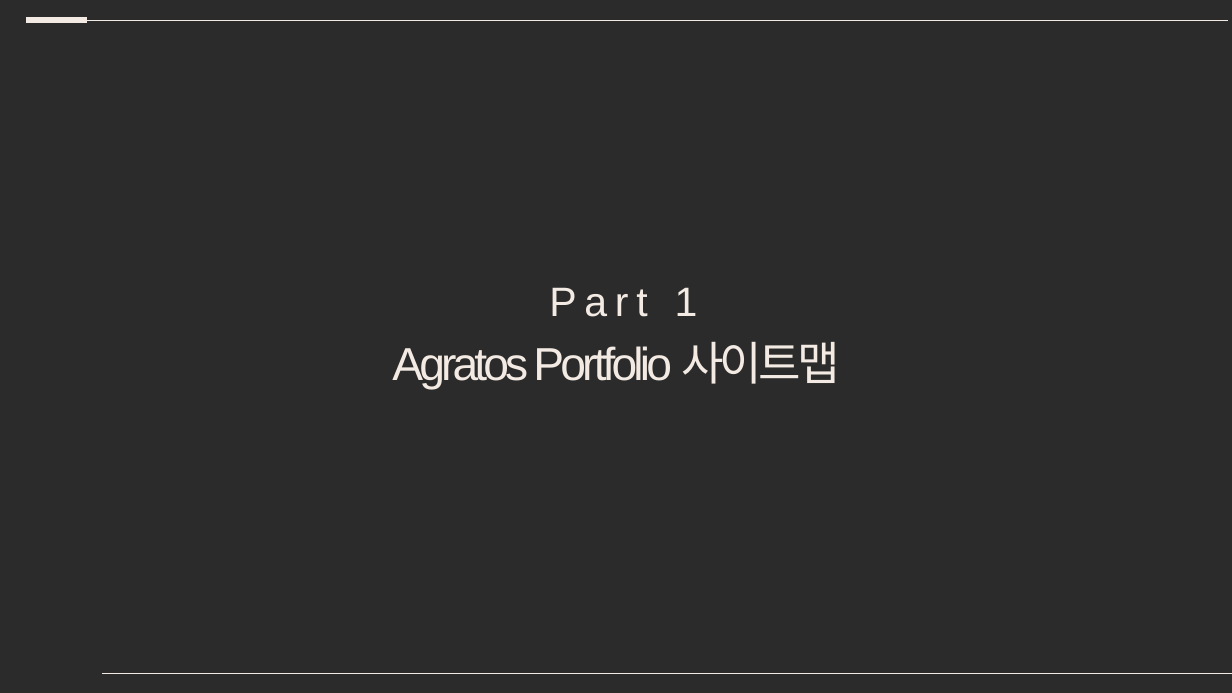
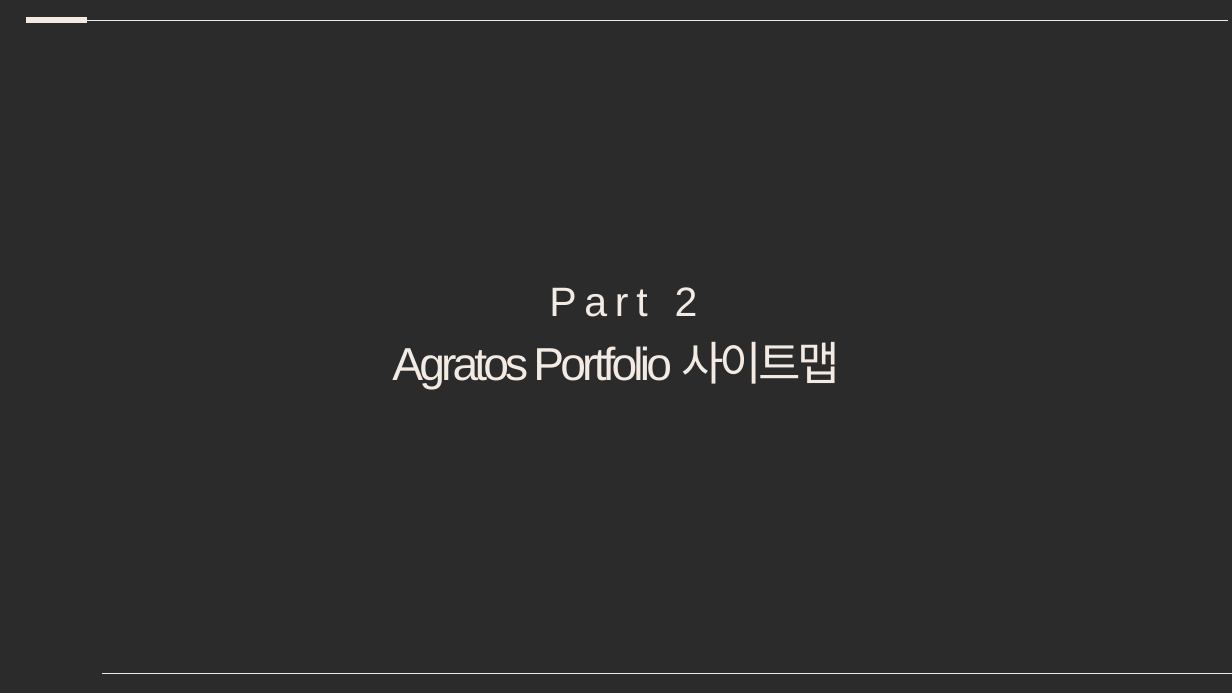
Before and after one commit to Agratos/portfolio, a slide deck: slide 5 of document/Portfolio-기획서.pptx. Drawn at 1232x693 pixels with LibreOffice and Linux fonts; fonts in the diff are those of the drawing; background and template pictures are left out; a plain dark background stands for a picture behind light text. Boxes give left, top, right and bottom in pixels: in the first picture for what was removed or moved away, otherwise in the second. Text is boxed around its words. In the diff, an @@ line names an element or a change of style, - is before the commit and + after.

```diff
--- a/document/Portfolio-기획서.pptx
+++ b/document/Portfolio-기획서.pptx
@@ text at [549, 287, 698, 317]: text changed @@
-Part 1
+Part 2
```
Also in this commit, not shown: 2 other slides changed, 2 slides added, 2 other files.
